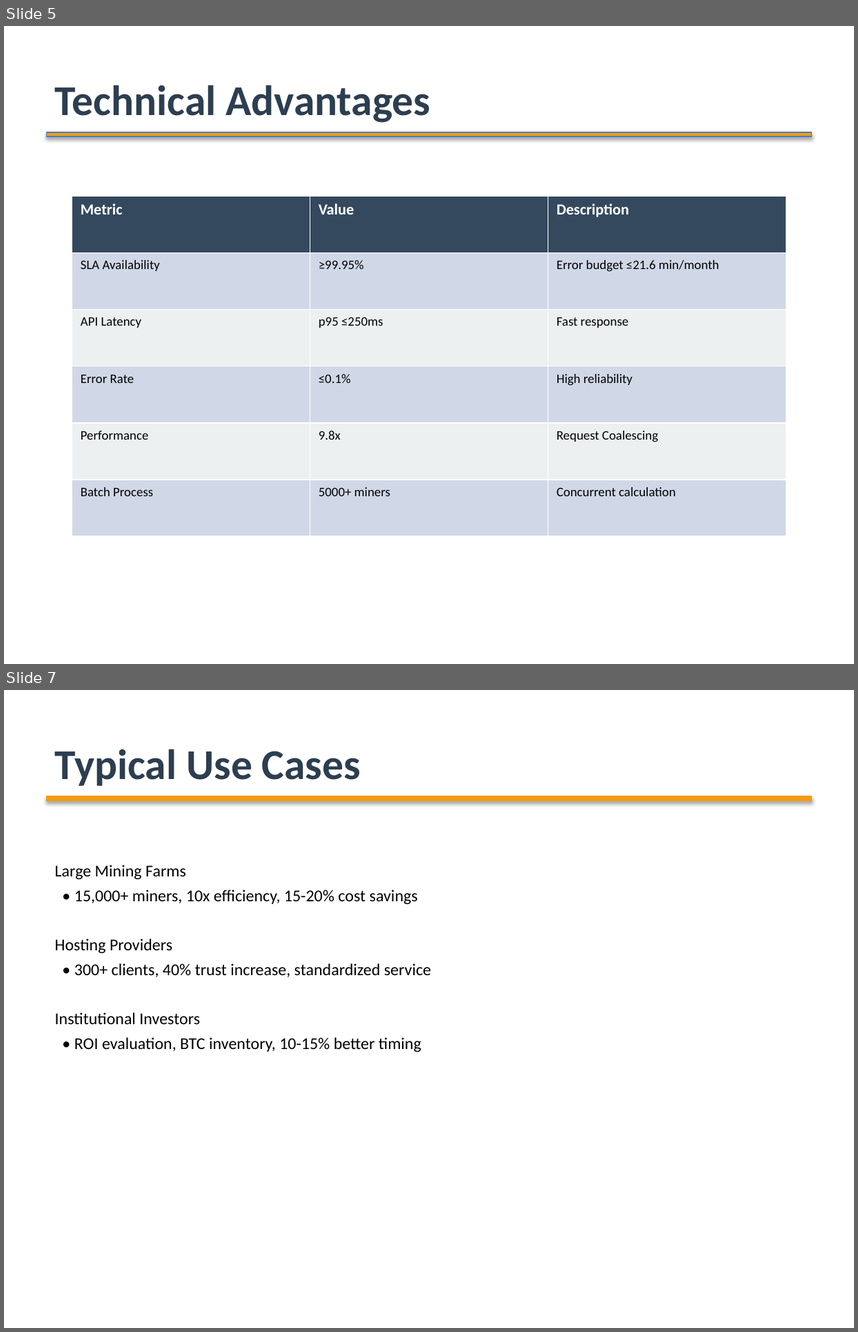
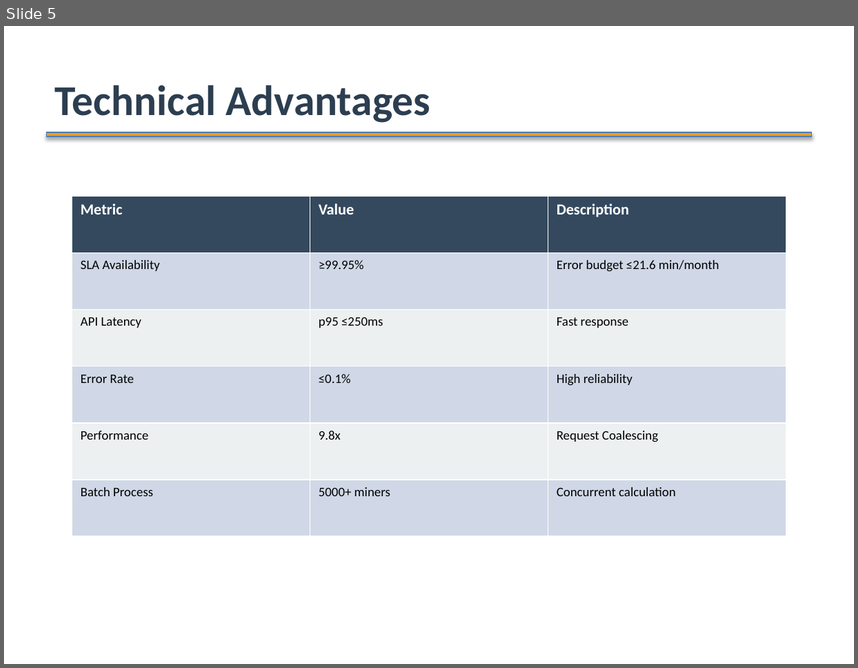
Before and after one commit to ArabotHXL/BTC_project, a slide deck: HashInsight_Product_Introduction_EN.pptx. Shown one above the other, each under a label of ours: slides 5 and 7 before the commit, slide 5 after it; the slides between them are not shown. The pictures are 858x1332 and 858x668 pixels, drawn with LibreOffice and Linux fonts; fonts in the diff are those of the drawing. Boxes give left, top, right and bottom in pixels: in the first picture for what was removed or moved away, otherwise in the second. Text is boxed around its words. In the diff, an @@ line names an element or a change of style, - is before the commit and + after.

```diff
--- a/HashInsight_Product_Introduction_EN.pptx
+++ b/HashInsight_Product_Introduction_EN.pptx
@@ slide 7 removed at [4, 690, 854, 1328], background #FFFFFF @@
@@ text removed at [55, 749, 361, 786] @@
-Typical Use Cases
@@ rectangle removed at [47, 796, 811, 800] @@
@@ text removed at [55, 865, 431, 1052] @@
-Large Mining Farms
-• 15,000+ miners, 10x efficiency, 15-20% cost savings
-Hosting Providers
-• 300+ clients, 40% trust increase, standardized service
-Institutional Investors
-• ROI evaluation, BTC inventory, 10-15% better timing
```
Also in this commit, not shown: 5 slides changed, 2 slides added, 1 other slide removed, 18 other files.
